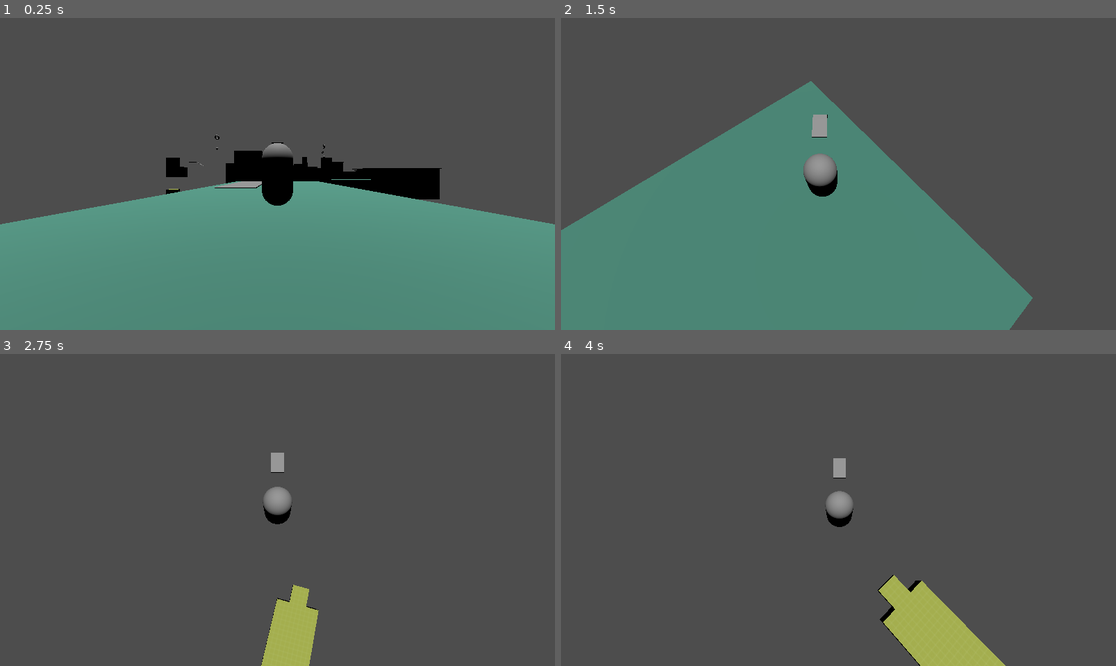
Above: before the commit, frames 1-4 (two rows, left to right).
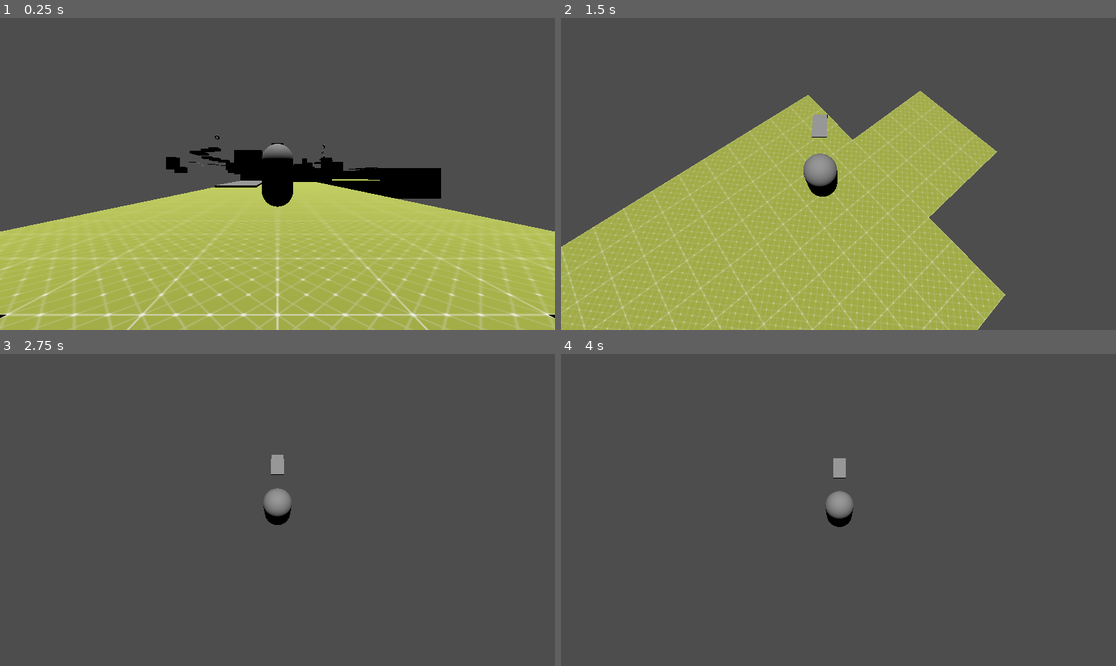
Above: after the commit, the same moments.

Repository: Nigel-Karunaratne/3DPlatformer_Godot4
Game: Godot game, scene res://level_scenes/sample_level.tscn
The game is run twice, just before and just after one commit, with the same random seed, the same clock (stepped at 60 frames per second) and the same inputs. The project has no main scene, so this scene is started directly.
Inputs (mouse positions are in pixels of both pictures, inside the frame that each line leads up to):
- Up to frame 1 (0.25 s): no input
- Up to frame 2 (1.5 s): tap Enter at 0.5 s; move the mouse to (866, 174) at 0.52 s; hold W (move_forward) from 0.53 s (still down); tap R at 0.6 s; tap Space (jump) at 0.77 s; move the mouse to (810, 174) at 1.27 s; tap T at 1.35 s
- Up to frame 3 (2.75 s): keep holding W (move_forward); tap Space (jump) at 1.52 s; move the mouse to (288, 503) at 2.02 s; hold F from 2.03 s (still down)
- Up to frame 4 (4 s): keep holding W (move_forward); move the mouse to (832, 516) at 2.77 s; release F at 2.78 s; tap R at 2.85 s; tap Space (jump) at 3.02, 3.77 s; move the mouse to (877, 513) at 3.52 s; tap T at 3.6 s

The runs differ from the first frame. In frame 1, 42% of the frame differs, in the area x 0-100%, y 37-100%; in frame 2, 46%, in the area x 0-85%, y 20-100%; in frame 3, 1.9%; in frame 4, 3.5%.

Commit message:
Removed Ocean Level + Assets

Diff:
--- a/level_scenes/ocean_1.tscn
+++ b/level_scenes/ocean_1.tscn
@@ -1,25 +1,7 @@
-[gd_scene load_steps=24 format=3 uid="uid://6pjvbsvcv7pl"]
+[gd_scene load_steps=6 format=3 uid="uid://6pjvbsvcv7pl"]
 
 [ext_resource type="Environment" uid="uid://dqfbbn1u2jts1" path="res://post_processing/worldenv_ocean.tres" id="1_7kusb"]
-[ext_resource type="PackedScene" uid="uid://ceyhw3o4v3g3n" path="res://prefab_scenes/player.tscn" id="3_iycpa"]
-[ext_resource type="PackedScene" uid="uid://cjga8w2bc7wiu" path="res://prefab_scenes/player_camera.tscn" id="4_h40nl"]
-[ext_resource type="PackedScene" uid="uid://bmr8eblnfqbhp" path="res://prefab_scenes/accelerator_pad.tscn" id="5_vc5q2"]
-[ext_resource type="PackedScene" uid="uid://klut8o1nqtbs" path="res://prefab_scenes/launcher.tscn" id="6_mryyq"]
-[ext_resource type="PackedScene" uid="uid://7441bmtmni15" path="res://prefab_scenes/spring.tscn" id="7_i33qe"]
-[ext_resource type="PackedScene" uid="uid://b4b8g4lmicwxw" path="res://models/ocean/O_SPlatform1.glb" id="8_b1c24"]
-[ext_resource type="PackedScene" uid="uid://cwtt7v8amlfqg" path="res://models/ocean/O_SPlatform2.glb" id="9_12al4"]
-[ext_resource type="PackedScene" uid="uid://cjneckmjtheaf" path="res://models/ocean/O_SPlatform3.glb" id="10_4ug0i"]
-[ext_resource type="PackedScene" uid="uid://jutk1f1ygchw" path="res://models/ocean/O_SPlatform4.glb" id="11_e1n7t"]
-[ext_resource type="PackedScene" uid="uid://chwvvv3d4cnrm" path="res://models/ocean/O_SPlatform5.glb" id="12_51hof"]
-[ext_resource type="PackedScene" uid="uid://cp4i2i66rpumh" path="res://models/ocean/O_SPlatform6.glb" id="13_yniv3"]
-[ext_resource type="PackedScene" uid="uid://blpjtdov4rsrc" path="res://models/ocean/O_SPlatform7.glb" id="14_fp23q"]
-[ext_resource type="PackedScene" uid="uid://udlo7qpq67ck" path="res://models/ocean/O_SPlatform8.glb" id="15_gh2ao"]
-[ext_resource type="PackedScene" uid="uid://0powgvsev7wh" path="res://models/ocean/O_SPlatform9.glb" id="16_3ikbo"]
-[ext_resource type="PackedScene" uid="uid://b6huiyp157q1c" path="res://models/ocean/O_SPlatform10.glb" id="17_v2n38"]
-[ext_resource type="PackedScene" uid="uid://b17m58w3rbuaw" path="res://models/ocean/O_PillarPlatform1.glb" id="18_1p7cy"]
-[ext_resource type="PackedScene" uid="uid://yb1c3quvku8c" path="res://models/ocean/O_SPlatform11.glb" id="18_pkd76"]
 [ext_resource type="Material" uid="uid://cxikbsb8hs10" path="res://materials/ocean/ocean_water.tres" id="19_mt5vj"]
-[ext_resource type="PackedScene" uid="uid://c3s5x1ncctc6w" path="res://models/ocean/O_SPlatform12.glb" id="19_svoms"]
 [ext_resource type="Material" uid="uid://pjfvdacgmy86" path="res://materials/ocean/ocean_water_static.tres" id="21_gqil8"]
 
 [sub_resource type="PlaneMesh" id="PlaneMesh_tg6k4"]
@@ -37,138 +19,6 @@
 [node name="WorldEnvironment" type="WorldEnvironment" parent="."]
 environment = ExtResource("1_7kusb")
 
-[node name="LevelGeometry" type="Node3D" parent="."]
-
-[node name="O_SPlatform1" parent="LevelGeometry" instance=ExtResource("8_b1c24")]
-
-[node name="O_SPlatform2" parent="LevelGeometry" instance=ExtResource("9_12al4")]
-
-[node name="O_SPlatform3" parent="LevelGeometry" instance=ExtResource("10_4ug0i")]
-
-[node name="O_SPlatform4" parent="LevelGeometry" instance=ExtResource("11_e1n7t")]
-
-[node name="O_SPlatform5" parent="LevelGeometry" instance=ExtResource("12_51hof")]
-
-[node name="O_SPlatform6" parent="LevelGeometry" instance=ExtResource("13_yniv3")]
-
-[node name="O_SPlatform7" parent="LevelGeometry" instance=ExtResource("14_fp23q")]
-
-[node name="O_SPlatform8" parent="LevelGeometry" instance=ExtResource("15_gh2ao")]
-
-[node name="O_SPlatform9" parent="LevelGeometry" instance=ExtResource("16_3ikbo")]
-
-[node name="O_SPlatform10" parent="LevelGeometry" instance=ExtResource("17_v2n38")]
-
-[node name="O_SPlatform11" parent="LevelGeometry" instance=ExtResource("18_pkd76")]
-
-[node name="O_SPlatform12" parent="LevelGeometry" instance=ExtResource("19_svoms")]
-
-[node name="O_PillarPlatform1" parent="LevelGeometry" instance=ExtResource("18_1p7cy")]
-
-[node name="O_PillarPlatform2" parent="LevelGeometry" instance=ExtResource("18_1p7cy")]
-transform = Transform3D(1, 0, 0, 0, 1, 0, 0, 0, 1, -5, -2, -8)
-
-[node name="O_PillarPlatform3" parent="LevelGeometry" instance=ExtResource("18_1p7cy")]
-transform = Transform3D(1, 0, 0, 0, 1, 0, 0, 0, 1, 1, -4.5, -16)
-
-[node name="O_PillarPlatform4" parent="LevelGeometry" instance=ExtResource("18_1p7cy")]
-transform = Transform3D(1, 0, 0, 0, 1, 0, 0, 0, 1, 5.5, -4.5, -25.5)
-
-[node name="Interactables" type="Node3D" parent="."]
-
-[node name="AcceleratorPad" parent="Interactables" instance=ExtResource("5_vc5q2")]
-transform = Transform3D(3, 0, 0, 0, 1, 0, 0, 0, 12, 23, 2, -49)
-applied_force = 0.2
-
-[node name="AcceleratorPad3" parent="Interactables" instance=ExtResource("5_vc5q2")]
-transform = Transform3D(-1.31134e-07, 0, -12, 0, 1, 0, 3, 0, -5.24537e-07, 0.605, 6, -143)
-applied_force = 0.2
-
-[node name="AcceleratorPad4" parent="Interactables" instance=ExtResource("5_vc5q2")]
-transform = Transform3D(5, 0, 0, 0, 1, 0, 0, 0, 12, 9.5, 8.035, -196.75)
-applied_force = 0.2
-
-[node name="AcceleratorPad5" parent="Interactables" instance=ExtResource("5_vc5q2")]
-transform = Transform3D(4, 0, 0, 0, 1, 0, 0, 0, 12, 9.5, 8.035, -211.24)
-applied_force = 0.2
-
-[node name="AcceleratorPad6" parent="Interactables" instance=ExtResource("5_vc5q2")]
-transform = Transform3D(-1.74846e-07, 0, 12, 0, 1, 0, -4, 0, -5.24537e-07, -20.5, 14.535, -331.98)
-applied_force = 0.2
-
-[node name="AcceleratorPad7" parent="Interactables" instance=ExtResource("5_vc5q2")]
-transform = Transform3D(-1.74846e-07, 0, 12, 0, 1, 0, -4, 0, -5.24537e-07, -102.49, 15.535, -309.98)
-applied_force = 0.2
-
-[node name="AcceleratorPad8" parent="Interactables" instance=ExtResource("5_vc5q2")]
-transform = Transform3D(-1.74846e-07, 0.5, 10.3923, 0, 0.866025, -6, -4, -2.18557e-08, -4.54262e-07, -119.74, 15.834, -309.98)
-applied_force = 0.2
-
-[node name="AcceleratorPad9" parent="Interactables" instance=ExtResource("5_vc5q2")]
-transform = Transform3D(-1.74846e-07, -1.27992e-16, 12, 0, 1, 9.92821e-15, -4, 0, -5.24537e-07, -131.077, 18.919, -309.98)
-applied_force = 0.2
-
-[node name="AcceleratorPad2" parent="Interactables" instance=ExtResource("5_vc5q2")]
-transform = Transform3D(3, 0, 0, 0, 1, 0, 0, 0, 12, -2.99852, -0.346451, -13.9976)
-applied_force = 0.2
-
-[node name="Launcher" parent="Interactables" instance=ExtResource("6_mryyq")]
-transform = Transform3D(0.697103, -0.207635, -0.686248, 0, 0.957148, -0.2896, 0.716972, 0.201881, 0.66723, 0.853419, 3.68061, -37.7783)
-velocity = 14.0
-additional_direction = Vector3(0, 6, 0)
-
-[node name="Spring" parent="Interactables" instance=ExtResource("7_i33qe")]
-transform = Transform3D(1, 0, 0, 0, 1, 0, 0, 0, 1, 20, 8, -81)
-
-[node name="Spring2" parent="Interactables" instance=ExtResource("7_i33qe")]
-transform = Transform3D(1, 0, 0, 0, 1, 0, 0, 0, 1, -24.5, 11, -76)
-
-[node name="Spring3" parent="Interactables" instance=ExtResource("7_i33qe")]
-transform = Transform3D(1, 0, 0, 0, 1, 0, 0, 0, 1, 35, 12.5, -151)
-additional_direction = Vector3(0, 23, 0)
-
-[node name="Spring4" parent="Interactables" instance=ExtResource("7_i33qe")]
-transform = Transform3D(1, 0, 0, 0, 1, 0, 0, 0, 1, -65.5, 5.5, -325.5)
-
-[node name="Spring6" parent="Interactables" instance=ExtResource("7_i33qe")]
-transform = Transform3D(1, 0, 0, 0, 1, 0, 0, 0, 1, -154, 12, -317)
-additional_direction = Vector3(0, 33, 0)
-
-[node name="Spring5" parent="Interactables" instance=ExtResource("7_i33qe")]
-transform = Transform3D(1, 0, 0, 0, 1, 0, 0, 0, 1, -71.5, 11, -328)
-
-[node name="Launcher2" parent="Interactables" instance=ExtResource("6_mryyq")]
-transform = Transform3D(-4.37114e-08, -1.27992e-16, 1, 0, 1, 8.27351e-16, -1, 0, -4.37114e-08, 20, 12.5, -81)
-velocity = 12.0
-overwrite_velocity = true
-additional_direction = Vector3(0, 3, 0)
-
-[node name="Launcher4" parent="Interactables" instance=ExtResource("6_mryyq")]
-transform = Transform3D(0.707107, 0.353553, 0.612372, -1.29048e-08, 0.866025, -0.5, -0.707107, 0.353553, 0.612372, 35, 17.5, -151)
-velocity = 18.0
-overwrite_velocity = true
-additional_direction = Vector3(0, 9, 0)
-
-[node name="Launcher5" parent="Interactables" instance=ExtResource("6_mryyq")]
-transform = Transform3D(1, 0, 0, 0, 0.866025, -0.5, 0, 0.5, 0.866025, 9.5, 10.587, -218.482)
-velocity = 25.0
-additional_direction = Vector3(0, 10, 0)
-
-[node name="Launcher3" parent="Interactables" instance=ExtResource("6_mryyq")]
-transform = Transform3D(0.965926, -0.12941, -0.224144, 2.23517e-08, 0.866025, -0.5, 0.258819, 0.482963, 0.836516, -24.5, 15.5, -76)
-velocity = 16.0
-overwrite_velocity = true
-additional_direction = Vector3(0, 9, 0)
-
-[node name="CharacterBody3D" parent="." node_paths=PackedStringArray("camera") instance=ExtResource("3_iycpa")]
-camera = NodePath("../SpringArm3D")
-
-[node name="SpringArm3D" parent="." node_paths=PackedStringArray("player") instance=ExtResource("4_h40nl")]
-player = NodePath("../CharacterBody3D")
-
-[node name="DirectionalLight3D" type="DirectionalLight3D" parent="."]
-transform = Transform3D(1, 0, 0, 0, 0.258819, 0.965926, 0, -0.965926, 0.258819, 0, 7, 0)
-
 [node name="WaterPlaneMesh" type="MeshInstance3D" parent="."]
 transform = Transform3D(1, 0, 0, 0, 1, 0, 0, 0, 1, 0, -2, -176)
 mesh = SubResource("PlaneMesh_tg6k4")
--- a/level_scenes/sample_level.tscn
+++ b/level_scenes/sample_level.tscn
@@ -7,23 +7,10 @@
 [ext_resource type="PackedScene" uid="uid://klut8o1nqtbs" path="res://prefab_scenes/launcher.tscn" id="4_0ydjt"]
 [ext_resource type="PackedScene" uid="uid://bmr8eblnfqbhp" path="res://prefab_scenes/accelerator_pad.tscn" id="4_suwvw"]
 [ext_resource type="PackedScene" uid="uid://7441bmtmni15" path="res://prefab_scenes/spring.tscn" id="5_aic7r"]
-[ext_resource type="PackedScene" uid="uid://b4b8g4lmicwxw" path="res://models/ocean/O_SPlatform1.glb" id="8_jjryp"]
-[ext_resource type="PackedScene" uid="uid://cwtt7v8amlfqg" path="res://models/ocean/O_SPlatform2.glb" id="9_jpuv6"]
-[ext_resource type="PackedScene" uid="uid://cjneckmjtheaf" path="res://models/ocean/O_SPlatform3.glb" id="10_s2xu6"]
-[ext_resource type="PackedScene" uid="uid://jutk1f1ygchw" path="res://models/ocean/O_SPlatform4.glb" id="11_2dsf0"]
-[ext_resource type="PackedScene" uid="uid://chwvvv3d4cnrm" path="res://models/ocean/O_SPlatform5.glb" id="12_72jc8"]
-[ext_resource type="PackedScene" uid="uid://cp4i2i66rpumh" path="res://models/ocean/O_SPlatform6.glb" id="13_q44mq"]
-[ext_resource type="PackedScene" uid="uid://blpjtdov4rsrc" path="res://models/ocean/O_SPlatform7.glb" id="14_c0j83"]
-[ext_resource type="PackedScene" uid="uid://udlo7qpq67ck" path="res://models/ocean/O_SPlatform8.glb" id="15_83as1"]
-[ext_resource type="PackedScene" uid="uid://0powgvsev7wh" path="res://models/ocean/O_SPlatform9.glb" id="16_joaiu"]
-[ext_resource type="PackedScene" uid="uid://b6huiyp157q1c" path="res://models/ocean/O_SPlatform10.glb" id="17_wlmmy"]
-[ext_resource type="PackedScene" uid="uid://yb1c3quvku8c" path="res://models/ocean/O_SPlatform11.glb" id="18_e3jrg"]
-[ext_resource type="PackedScene" uid="uid://c3s5x1ncctc6w" path="res://models/ocean/O_SPlatform12.glb" id="19_q7xhq"]
 
 [node name="Node3D" type="Node3D"]
 
 [node name="CSGCombiner3D" type="CSGCombiner3D" parent="."]
-transform = Transform3D(1, 0, 0, 0, 1, 0, 0, 0, 1, 0, -50, 0)
 use_collision = true
 
 [node name="CSGBox3D" type="CSGBox3D" parent="CSGCombiner3D"]
@@ -389,29 +376,3 @@
 velocity = 16.0
 overwrite_velocity = true
 additional_direction = Vector3(0, 9, 0)
-
-[node name="LevelGeometry" type="Node3D" parent="."]
-
-[node name="O_SPlatform1" parent="LevelGeometry" instance=ExtResource("8_jjryp")]
-
-[node name="O_SPlatform2" parent="LevelGeometry" instance=ExtResource("9_jpuv6")]
-
-[node name="O_SPlatform3" parent="LevelGeometry" instance=ExtResource("10_s2xu6")]
-
-[node name="O_SPlatform4" parent="LevelGeometry" instance=ExtResource("11_2dsf0")]
-
-[node name="O_SPlatform5" parent="LevelGeometry" instance=ExtResource("12_72jc8")]
-
-[node name="O_SPlatform6" parent="LevelGeometry" instance=ExtResource("13_q44mq")]
-
-[node name="O_SPlatform7" parent="LevelGeometry" instance=ExtResource("14_c0j83")]
-
-[node name="O_SPlatform8" parent="LevelGeometry" instance=ExtResource("15_83as1")]
-
-[node name="O_SPlatform9" parent="LevelGeometry" instance=ExtResource("16_joaiu")]
-
-[node name="O_SPlatform10" parent="LevelGeometry" instance=ExtResource("17_wlmmy")]
-
-[node name="O_SPlatform11" parent="LevelGeometry" instance=ExtResource("18_e3jrg")]
-
-[node name="O_SPlatform12" parent="LevelGeometry" instance=ExtResource("19_q7xhq")]
--- a/materials/ocean/o_grass_m.tres
+++ /dev/null
@@ -1,4 +0,0 @@
-[gd_resource type="StandardMaterial3D" format=3 uid="uid://bsaqdxqdsqkmd"]
-
-[resource]
-albedo_color = Color(0.270588, 0.509804, 0.443137, 1)
--- a/materials/ocean/o_ground_m.tres
+++ /dev/null
@@ -1,4 +0,0 @@
-[gd_resource type="StandardMaterial3D" format=3 uid="uid://d38ym61t4hwek"]
-
-[resource]
-albedo_color = Color(0.654902, 0.364706, 0.313726, 1)
--- a/materials/ocean/o_leaves_m.tres
+++ /dev/null
@@ -1,4 +0,0 @@
-[gd_resource type="StandardMaterial3D" format=3 uid="uid://rs6in5dp0kts"]
-
-[resource]
-albedo_color = Color(0.415686, 0.560784, 0.368627, 1)
--- a/materials/ocean/o_treetrunk_m.tres
+++ /dev/null
@@ -1,4 +0,0 @@
-[gd_resource type="StandardMaterial3D" format=3 uid="uid://b6pq2r4ugasy8"]
-
-[resource]
-albedo_color = Color(0.329412, 0.278431, 0.0901961, 1)
Not shown: 1 places in level_scenes/sample_level.tscn that only renumber resources
Binary file removed: models/ocean/O_PalmTree1.glb
Not shown, removed: models/ocean/O_PalmTree1.glb.import
Binary file removed: models/ocean/O_PillarPlatform1.glb
Not shown, removed: models/ocean/O_PillarPlatform1.glb.import
Binary file removed: models/ocean/O_PillarPlatform2.glb
Not shown, removed: models/ocean/O_PillarPlatform2.glb.import
Binary file removed: models/ocean/O_PillarPlatform3.glb
Not shown, removed: models/ocean/O_PillarPlatform3.glb.import
Binary file removed: models/ocean/O_SPlatform1.glb
Not shown, removed: models/ocean/O_SPlatform1.glb.import
Binary file removed: models/ocean/O_SPlatform10.glb
(and 21 more such lines)
